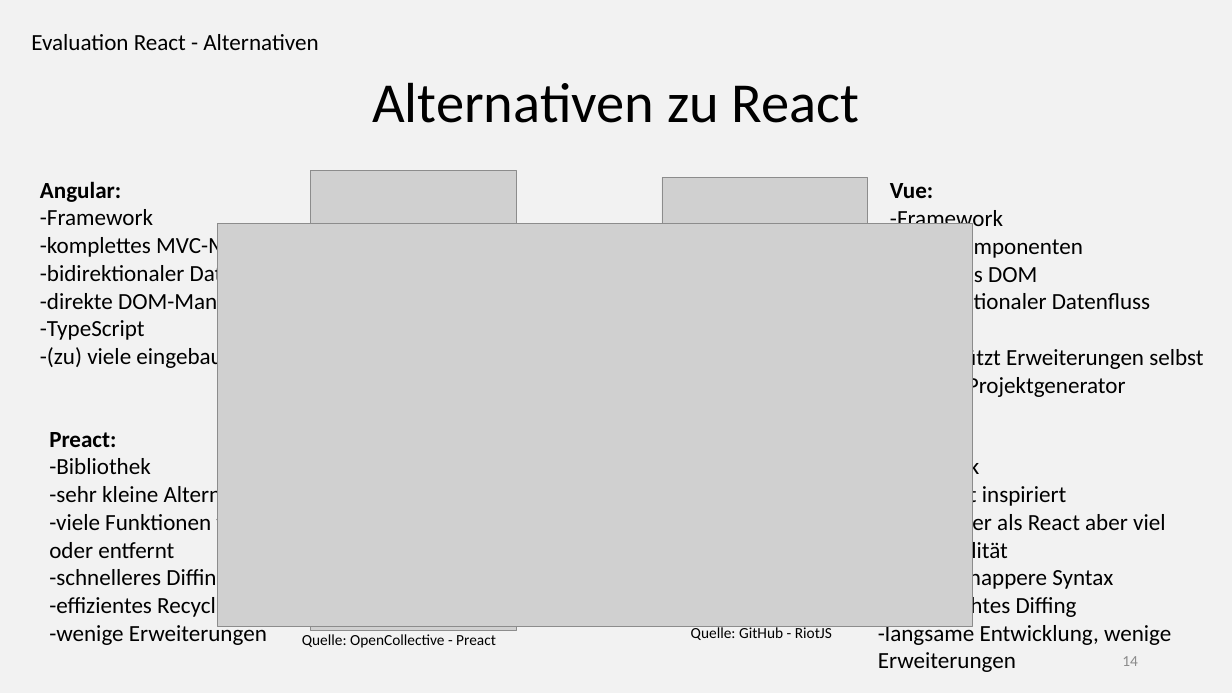
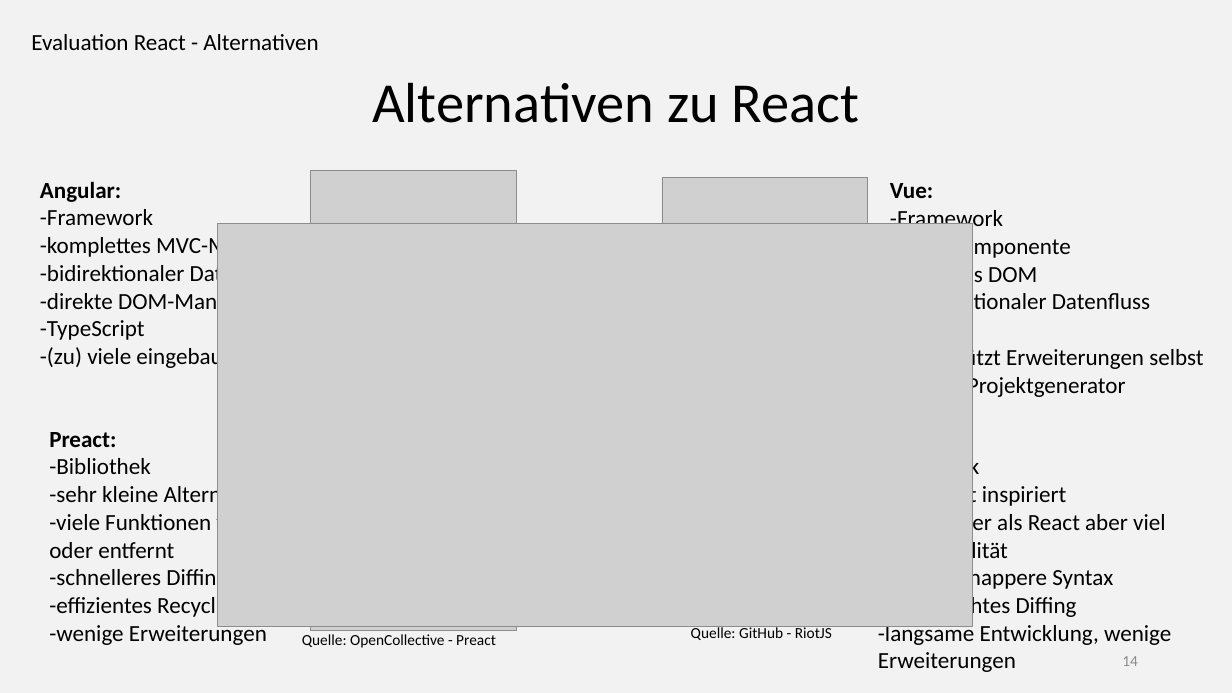
Before and after one commit to mikehengge/LogikLehrtoolsReact, a slide deck: slide 14 of Präsentation Abschlussarbeit.pptx. Drawn at 1232x693 pixels with LibreOffice and Linux fonts; fonts in the diff are those of the drawing; grey boxes stand for pictures. Boxes give left, top, right and bottom in pixels: in the first picture for what was removed or moved away, otherwise in the second. Text is boxed around its words. In the diff, an @@ line names an element or a change of style, - is before the commit and + after.

```diff
--- a/Präsentation Abschlussarbeit.pptx
+++ b/Präsentation Abschlussarbeit.pptx
@@ text at [890,234,1071,260]: text changed @@
--View-Komponenten
+-View-Komponente
```
Also in this commit, not shown: 1 other slide changed, 1 slide removed.
